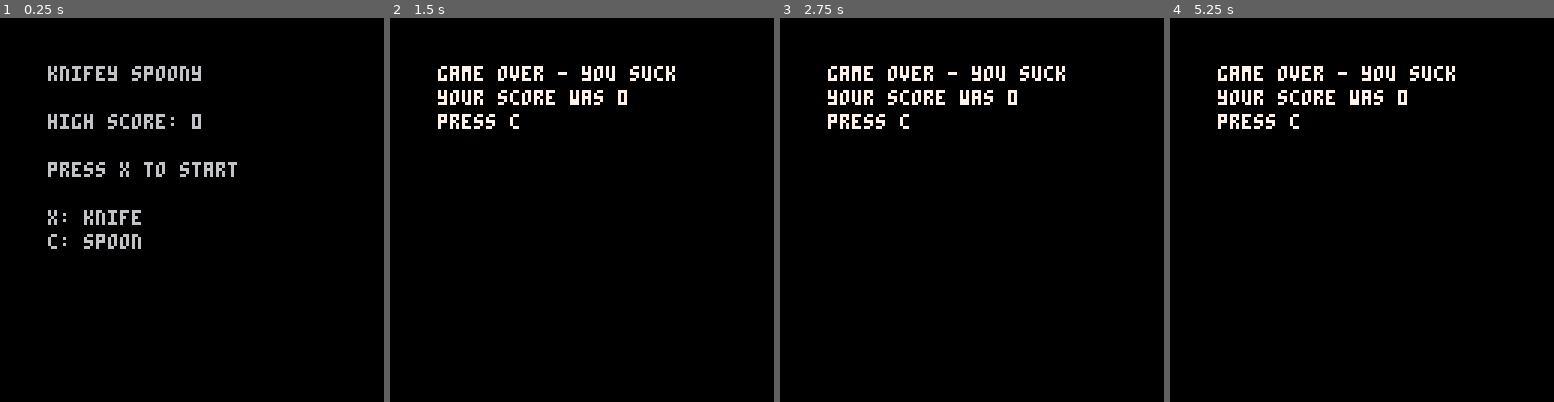
Above: before the commit, frames 1-4 (left to right).
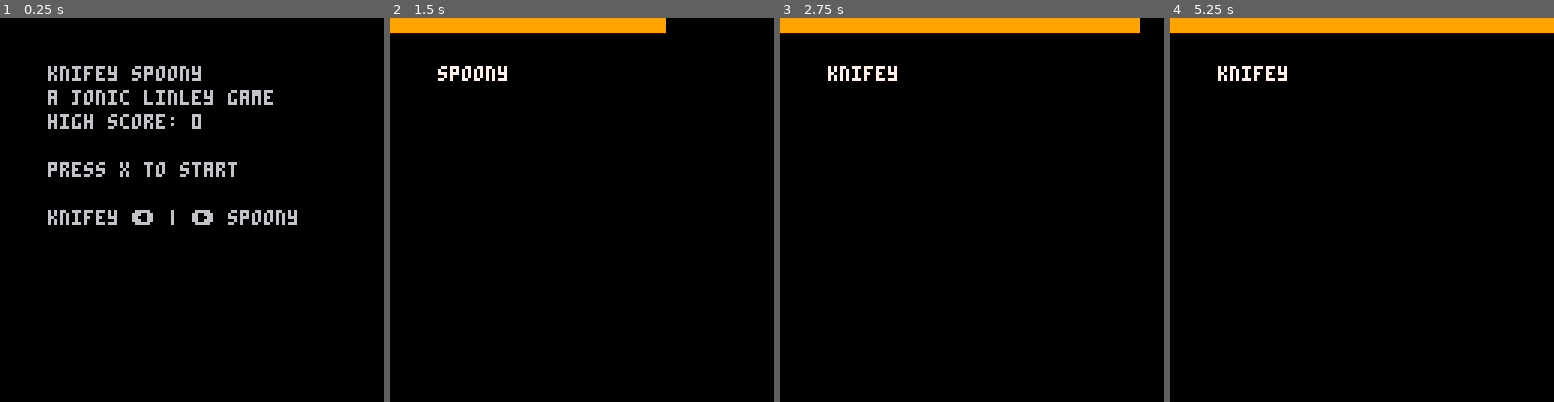
Above: after the commit, the same moments.

Repository: Jonic/knifey-spoony
Game: PICO-8 cartridge knifey-spoony.p8
Two runs of this game, one before a commit and one after it. Both use one fixed random seed, a clock stepped at 60 frames per second and the inputs below.
Inputs:
- Up to frame 1 (0.25 s): no input
- Up to frame 2 (1.5 s): tap X (X key) at 0.33, 1.07 s; tap O (Z key) at 0.7 s
- Up to frame 3 (2.75 s): hold Right 1.6-2.1 s; tap O (Z key) at 1.7, 2.1, 2.5 s; tap X (X key) at 1.85 s; hold Right from 2.47 s (still down)
- Up to frame 4 (5.25 s): tap O (Z key) every 0.4 s from 2.9 to 4.9 s; tap X (X key) at 2.97, 4.08, 5.2 s; release Right at 3.03 s; hold Left 3.08-3.58 s; hold Right 4.02-4.68 s; hold Left from 5.08 s (still down)

The runs differ from the first frame. In frame 1, 2.2% of the frame differs, in the area x 12-78%, y 18-61%; in frame 2, 4.8%; in frame 3, 5.6%; in frame 4, 5.9%, in the area x 0-100%, y 0-29%.

Commit message:
IT IS PLAYABLE :D

Diff:
--- a/knifey-spoony.p8
+++ b/knifey-spoony.p8
@@ -14,8 +14,9 @@
 -->8
 -- global vars
 
-score      = 0
-high_score = 0
+score             = 0
+high_score        = 0
+high_score_beaten = false
 
 -->8
 -- helpers
@@ -24,79 +25,145 @@
   return table[key] ~= nil
 end
 
+function update_high_score()
+  if (score > high_score) then
+    high_score        = score
+    high_score_beaten = true
+  end
+  global_score = score
+end
+
 -->8
 -- game scenes
+
+function scene_game_over()
+  return {
+    _update = function()
+      if (btnp(5)) scenes:go_to('playing')
+    end,
+
+    _draw = function()
+      print('game over - you suck', 16, 16, 7)
+      print('your score was ' .. score, 16, 24, 7)
+      print('press x', 16, 32, 7)
+    end
+  }
+end
+
+function scene_playing()
+  return {
+    current_utensil    = nil,
+    round_timeout      = 0,
+    timeout            = 0,
+    timeout_minimum    = 20,
+    timeout_multiplier = 0.95,
+
+    choose_utensil = function(self)
+      self.current_utensil = rnd(1) > 0.5 and 'knifey' or 'spoony'
+    end,
+
+    decrease_timeout = function(self)
+      local new_timeout = self.timeout * self.timeout_multiplier
+      self.timeout = mid(self.timeout_minimum, new_timeout, self.timeout)
+      printh(self.timeout)
+    end,
+
+    get_input = function(self)
+      if (btnp(0)) then
+        if (self.current_utensil == 'knifey') then
+          return self:round_passed()
+        end
+
+        self:round_failed()
+      end
+
+      if (btnp(1)) then
+        if (self.current_utensil == 'spoony') then
+          return self:round_passed()
+        end
+
+        self:round_failed()
+      end
+    end,
+
+    new_round = function(self)
+      self.round_timeout = self.timeout
+      self:choose_utensil()
+    end,
+
+    round_failed = function()
+      update_high_score()
+      scenes:go_to('game_over')
+    end,
+
+    round_passed = function(self)
+      score += 1
+      update_high_score()
+      self:decrease_timeout()
+      self:new_round()
+    end,
+
+    timeout_width = function(self)
+      return flr((self.round_timeout / self.timeout) * 128)
+    end,
+
+    _init = function(self)
+      self.timeout = 120
+      score = 0
+      self:new_round()
+    end,
+
+    _update = function(self)
+      self.round_timeout -= 1
+
+      if (self.round_timeout < 0) then
+        return scenes:go_to('game_over')
+      end
+
+      self:get_input()
+    end,
+
+    _draw = function(self)
+      print(self.current_utensil, 16, 16, 7)
+      rectfill(0, 0, self:timeout_width(), 4, 9)
+    end
+  }
+end
+
+function scene_title()
+  return {
+    _update = function()
+      if (btnp(5)) scenes:go_to('playing')
+    end,
+
+    _draw = function()
+      print('knifey spoony', 16, 16, 6)
+      print('a jonic linley game', 16, 24, 6)
+      print('high score: '.. high_score, 16, 32, 6)
+      print('press x to start', 16, 48, 6)
+      print('knifey \139 | \145 spoony', 16, 64, 6)
+    end
+  }
+end
 
 scenes = {
   current = {
     name     = nil,
     instance = nil
   },
+
   definitions = {
-    title = {
-      _update = function(s)
-        if (btn(5)) scenes:go_to('game')
-      end,
-
-      _draw = function(s)
-        print('knifey spoony', 16, 16, 6)
-        print('high score: '.. high_score, 16, 32, 6)
-        print('press x to start', 16, 48, 6)
-        print('x: knife', 16, 64, 6)
-        print('c: spoon', 16, 72, 6)
-      end
-    },
-
-    game = {
-      round_timeout      = 0,
-      score              = 0,
-      timeout            = 0,
-      timeout_multiplier = 0,
-
-      timeout_width = function(s)
-        return flr((s.round_timeout / s.timeout) * 128)
-      end,
-
-      _init = function(s)
-        s.round_timeout      = 90
-        s.timeout            = 90
-        s.timeout_multiplier = 0.98
-        score                = 0
-      end,
-
-      _update = function(s)
-        s.round_timeout = s.round_timeout - 1
-
-        if (s.round_timeout < 0) then
-          scenes:go_to('game_over')
-        end
-      end,
-
-      _draw = function(s)
-        print(s.round_timeout, 16, 16, 7)
-        rectfill(0, 0, s:timeout_width(), 4, 9)
-      end
-    },
-
-    game_over = {
-      _update = function(s)
-        if (btn(4)) scenes:go_to('game')
-      end,
-
-      _draw = function(s)
-        print('game over - you suck', 16, 16, 7)
-        print('your score was ' .. score, 16, 24, 7)
-        print('press c', 16, 32, 7)
-      end
-    }
+    game_over = scene_game_over(),
+    playing   = scene_playing(),
+    title     = scene_title()
   },
 
   get_instance = function(self)
-    printh(self.current.name)
     self.current.instance = self.definitions[self.current.name]
 
-    if (self.just_updated and self:instance_can_init()) then
-      self.current.instance:_init()
+    if (self.just_updated) then
+      self:_init()
+      self.just_updated = false
     end
   end,
 
@@ -106,8 +173,10 @@
     self:get_instance()
   end,
 
-  instance_can_init = function(self)
-    table_has_key(self.current.instance, '_init')
+  _init = function(self)
+    if (table_has_key(self.current.instance, '_init')) then
+      self.current.instance:_init()
+    end
   end,
 
   _update = function(self)
